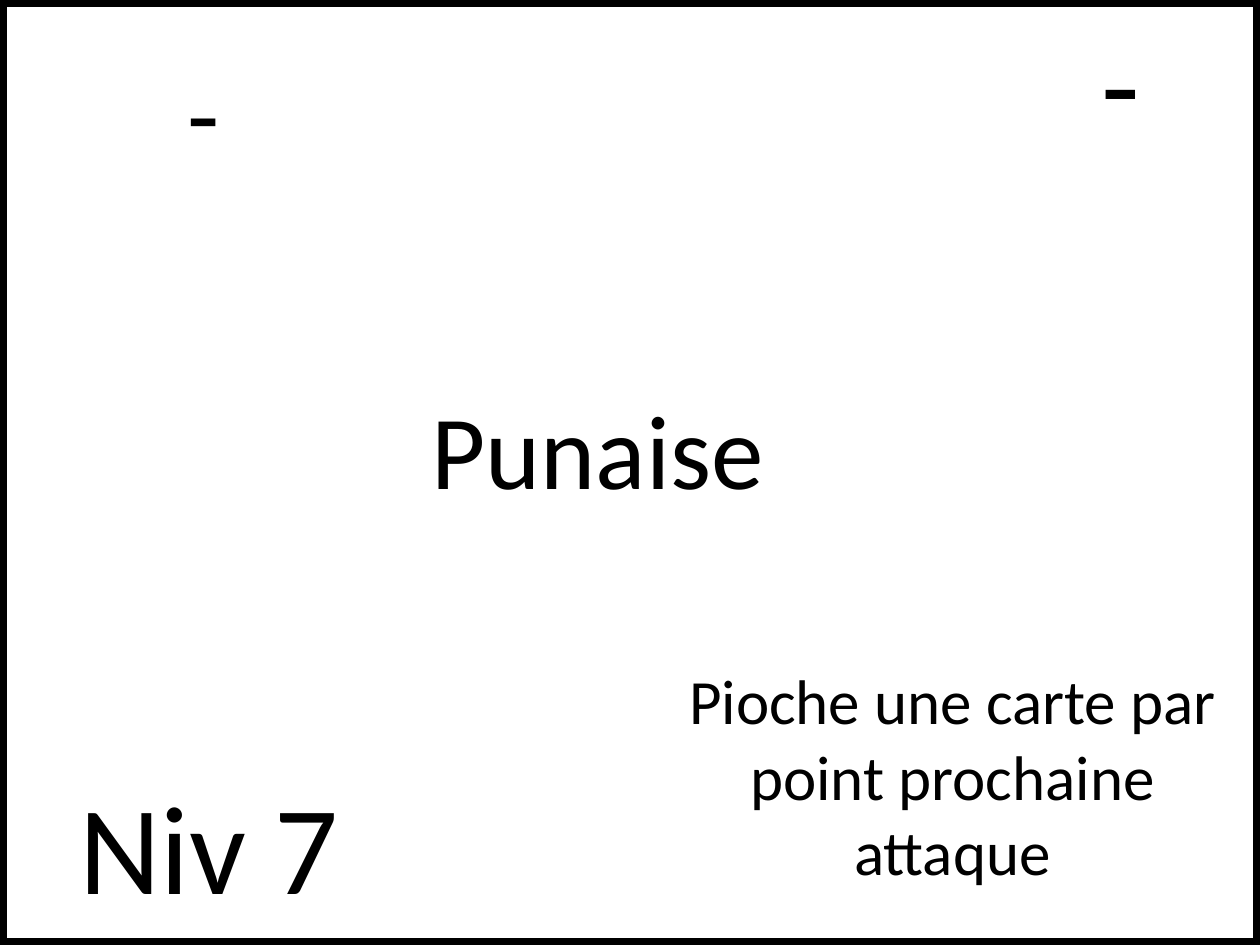
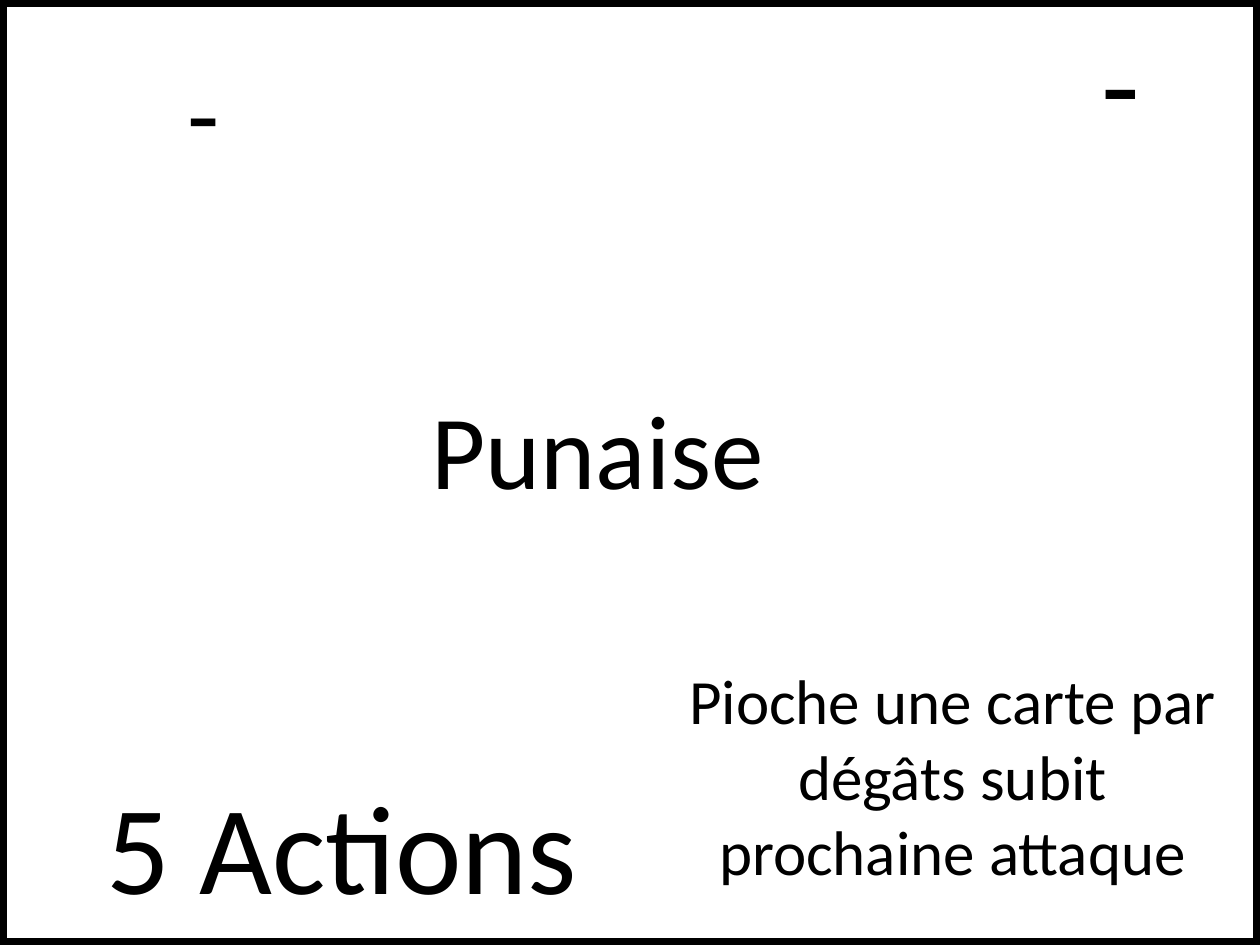
Before and after one commit to NaturalSolutions/SecretOFGaiaOfTheDead, a slide deck: slide 40 of Docs/CartesRetard.pptx (slide 18 before the commit). Drawn at 1260x945 pixels with LibreOffice and Linux fonts; fonts in the diff are those of the drawing. Boxes give left, top, right and bottom in pixels: in the first picture for what was removed or moved away, otherwise in the second. Text is boxed around its words. In the diff, an @@ line names an element or a change of style, - is before the commit and + after.

Commit message:
Ajout de cartes

```diff
--- a/Docs/CartesRetard.pptx
+++ b/Docs/CartesRetard.pptx
@@ text at bbox=[689, 680, 1215, 885]: text changed @@
-Pioche une carte par point prochaine attaque
+Pioche une carte par dégâts subit prochaine attaque
@@ text removed at bbox=[80, 807, 339, 894] @@
-Niv 7
@@ text added at bbox=[107, 807, 577, 895], 72 pt, text #000000 @@
+5 Actions
```
Also in this commit, not shown: 16 other slides changed, 28 slides added, 1 slide removed, 3 other files.
